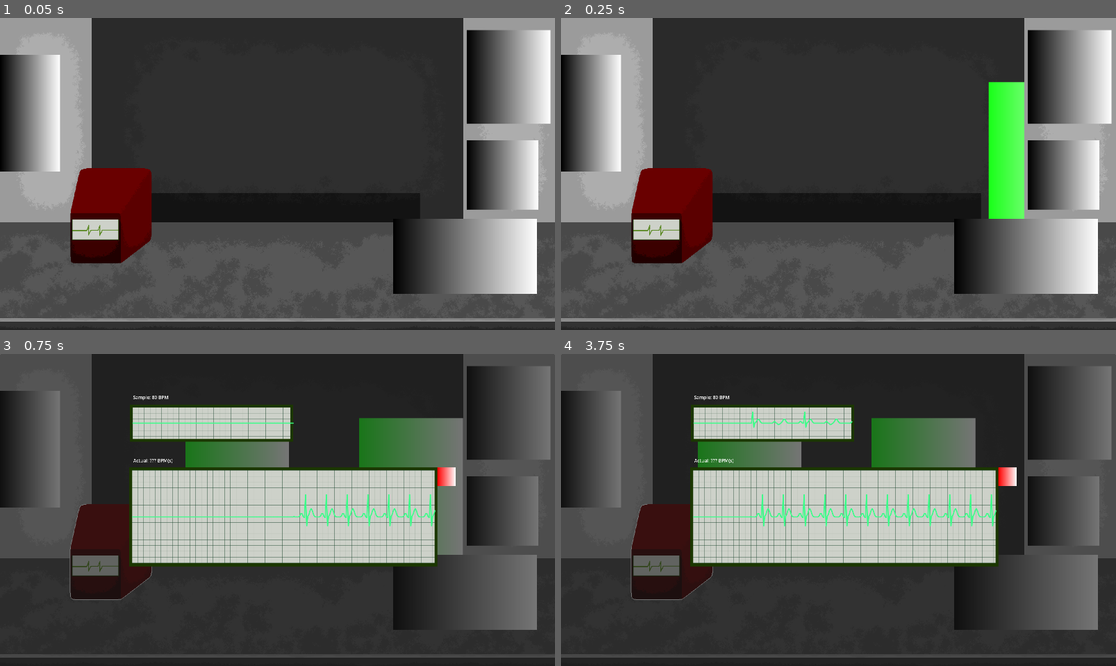
Above: before the commit, frames 1-4 (two rows, left to right).
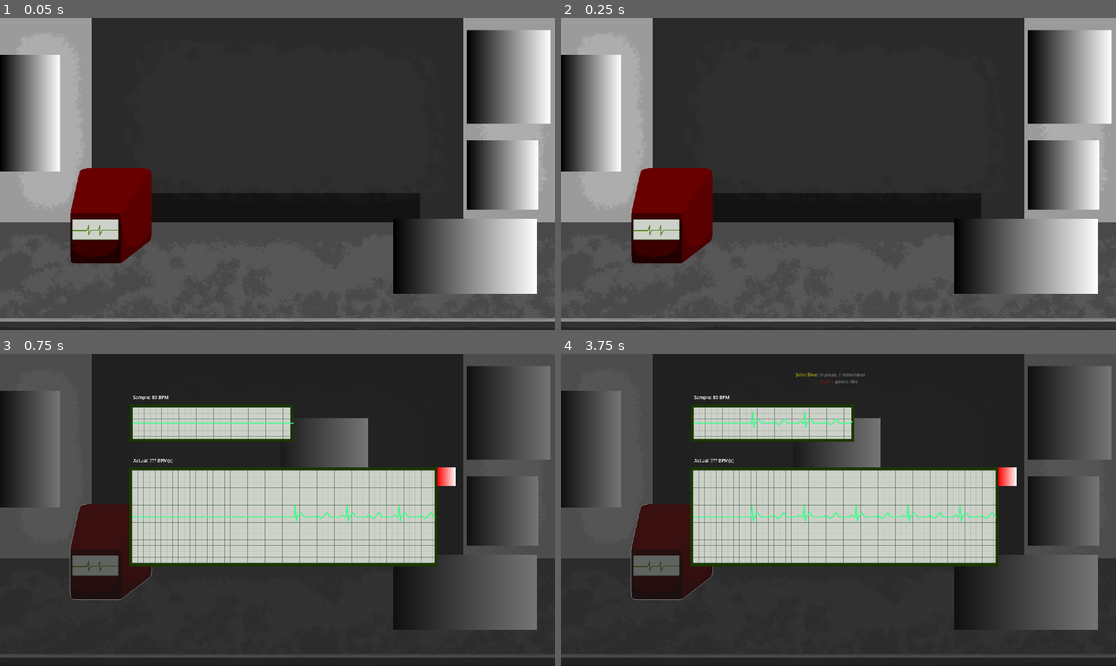
Above: after the commit, the same moments.

Repository: Blulow/brackeysjam
Game: Godot game, scene res://scenes/game.tscn
The game is run twice, just before and just after one commit, with the same random seed, the same clock (stepped at 60 frames per second) and the same inputs.
Inputs (mouse positions are in pixels of both pictures, inside the frame that each line leads up to):
- Up to frame 1 (0.05 s): no input
- Up to frame 2 (0.25 s): no input
- Up to frame 3 (0.75 s): move the mouse to (111, 550) at 0.52 s; click (111, 550) at 0.67 s
- Up to frame 4 (3.75 s): move the mouse to (588, 447) at 1.27 s; click (588, 447) at 1.42 s; move the mouse to (1071, 413) at 2.02 s; click (1071, 413) at 2.17 s; move the mouse to (1027, 591) at 2.77 s; click (1027, 591) at 2.92 s; move the mouse to (1005, 556) at 3.52 s; click (1005, 556) at 3.67 s

Frame 1 is identical in both runs. In frame 2, 2.9% of the frame differs, in the area x 76-84%, y 20-65%; in frame 3, 7.5%, in the area x 33-84%, y 20-65%; in frame 4, 6.4%.

Commit message:
add: speech texts display

Diff:
--- a/assets/resources/rounds/round_1.tres
+++ b/assets/resources/rounds/round_1.tres
@@ -9,139 +9,67 @@
 [ext_resource type="Script" uid="uid://dopnqcqmflhwm" path="res://scripts/popup_ui/heart_rate.gd" id="4_fbbl2"]
 [ext_resource type="Script" uid="uid://dojjqallh3e4s" path="res://scripts/people_config_values/person_identity.gd" id="5_728il"]
 [ext_resource type="Script" uid="uid://q82q187cc1ki" path="res://scripts/people_config_values/people_config_sprite_value.gd" id="5_c55eo"]
+[ext_resource type="Script" uid="uid://dw233t1fhdanu" path="res://scripts/people/speech.gd" id="9_fbbl2"]
 
 [sub_resource type="Resource" id="Resource_728il"]
 script = ExtResource("1_clkvy")
-type = 1
 value = 1
-min = 1
-max = 3
 metadata/_custom_type_script = "uid://cbo8ursmeimy"
-
-[sub_resource type="Resource" id="Resource_tr004"]
-script = ExtResource("1_tr004")
-value = true
-metadata/_custom_type_script = "uid://b6eev2o4gsb7v"
-
-[sub_resource type="Resource" id="Resource_ttiw8"]
-script = ExtResource("1_tr004")
-value = true
-metadata/_custom_type_script = "uid://b6eev2o4gsb7v"
-
-[sub_resource type="Resource" id="Resource_myrmy"]
-script = ExtResource("4_fbbl2")
-bpm = 100.0
-amp = 100.0
-metadata/_custom_type_script = "uid://dopnqcqmflhwm"
-
-[sub_resource type="Resource" id="Resource_7n82p"]
-script = ExtResource("3_728il")
-value = SubResource("Resource_myrmy")
-metadata/_custom_type_script = "uid://c4ran4w2e4xhr"
-
-[sub_resource type="Resource" id="Resource_m404k"]
-script = ExtResource("4_fbbl2")
-bpm = 100.0
-amp = 70.0
-pha = 50.0
-metadata/_custom_type_script = "uid://dopnqcqmflhwm"
-
-[sub_resource type="Resource" id="Resource_tfwmf"]
-script = ExtResource("3_728il")
-value = SubResource("Resource_m404k")
-metadata/_custom_type_script = "uid://c4ran4w2e4xhr"
-
-[sub_resource type="Resource" id="Resource_1obtl"]
-script = ExtResource("5_728il")
-metadata/_custom_type_script = "uid://dojjqallh3e4s"
-
-[sub_resource type="Resource" id="Resource_jkfpe"]
-script = ExtResource("4_c55eo")
-value = SubResource("Resource_1obtl")
-metadata/_custom_type_script = "uid://l1ku632ceix"
-
-[sub_resource type="Resource" id="Resource_potff"]
-script = ExtResource("5_728il")
-metadata/_custom_type_script = "uid://dojjqallh3e4s"
-
-[sub_resource type="Resource" id="Resource_6vj62"]
-script = ExtResource("5_728il")
-identity = 1
-metadata/_custom_type_script = "uid://dojjqallh3e4s"
-
-[sub_resource type="Resource" id="Resource_fsm5x"]
-script = ExtResource("5_728il")
-identity = 2
-metadata/_custom_type_script = "uid://dojjqallh3e4s"
-
-[sub_resource type="Resource" id="Resource_kw2p0"]
-script = ExtResource("4_c55eo")
-value = SubResource("Resource_fsm5x")
-identities = Array[ExtResource("5_728il")]([SubResource("Resource_potff"), SubResource("Resource_6vj62")])
-metadata/_custom_type_script = "uid://l1ku632ceix"
-
-[sub_resource type="Resource" id="Resource_a13lx"]
-script = ExtResource("1_tr004")
-value = true
-metadata/_custom_type_script = "uid://b6eev2o4gsb7v"
-
-[sub_resource type="Resource" id="Resource_7kad0"]
-script = ExtResource("1_tr004")
-metadata/_custom_type_script = "uid://b6eev2o4gsb7v"
-
-[sub_resource type="Resource" id="Resource_c55eo"]
-script = ExtResource("4_a13lx")
-value = "Hello World!"
-metadata/_custom_type_script = "uid://bwj0gj57b0cf1"
-
-[sub_resource type="Resource" id="Resource_yn2fd"]
-script = ExtResource("4_a13lx")
-type = 1
-value = "susy baka"
-speeches = Array[String](["susy baka", "baka susy"])
-metadata/_custom_type_script = "uid://bwj0gj57b0cf1"
-
-[sub_resource type="Gradient" id="Gradient_tr004"]
-
-[sub_resource type="GradientTexture2D" id="GradientTexture2D_tr004"]
-gradient = SubResource("Gradient_tr004")
-width = 359
-height = 637
-
-[sub_resource type="Gradient" id="Gradient_clkvy"]
-colors = PackedColorArray(1, 0, 0, 1, 1, 1, 1, 1)
-
-[sub_resource type="GradientTexture2D" id="GradientTexture2D_a13lx"]
-gradient = SubResource("Gradient_clkvy")
-width = 359
-height = 637
-
-[sub_resource type="Gradient" id="Gradient_c55eo"]
-colors = PackedColorArray(0, 1, 0, 1, 1, 1, 1, 1)
-
-[sub_resource type="GradientTexture2D" id="GradientTexture2D_728il"]
-gradient = SubResource("Gradient_c55eo")
-width = 359
-height = 637
-
-[sub_resource type="GradientTexture2D" id="GradientTexture2D_fbbl2"]
-gradient = SubResource("Gradient_tr004")
-width = 359
-height = 637
-
-[sub_resource type="Resource" id="Resource_h3oi3"]
-script = ExtResource("5_c55eo")
-type = 1
-value = SubResource("GradientTexture2D_fbbl2")
-textures = Array[Texture2D]([SubResource("GradientTexture2D_tr004"), SubResource("GradientTexture2D_a13lx"), SubResource("GradientTexture2D_728il")])
-metadata/_custom_type_script = "uid://q82q187cc1ki"
 
 [sub_resource type="Resource" id="Resource_fbbl2"]
 script = ExtResource("1_tr004")
 value = true
 metadata/_custom_type_script = "uid://b6eev2o4gsb7v"
 
+[sub_resource type="Resource" id="Resource_h3oi3"]
+script = ExtResource("4_fbbl2")
+bpm = 80.0
+amp = 50.0
+metadata/_custom_type_script = "uid://dopnqcqmflhwm"
+
+[sub_resource type="Resource" id="Resource_ttiw8"]
+script = ExtResource("3_728il")
+value = SubResource("Resource_h3oi3")
+metadata/_custom_type_script = "uid://c4ran4w2e4xhr"
+
+[sub_resource type="Resource" id="Resource_myrmy"]
+script = ExtResource("5_728il")
+metadata/_custom_type_script = "uid://dojjqallh3e4s"
+
+[sub_resource type="Resource" id="Resource_7kad0"]
+script = ExtResource("4_c55eo")
+value = SubResource("Resource_myrmy")
+metadata/_custom_type_script = "uid://l1ku632ceix"
+
+[sub_resource type="Resource" id="Resource_yn2fd"]
+script = ExtResource("1_tr004")
+value = true
+metadata/_custom_type_script = "uid://b6eev2o4gsb7v"
+
 [sub_resource type="Resource" id="Resource_6b8q3"]
+script = ExtResource("9_fbbl2")
+speaker = "[color=#ff0]John Doe[/color]"
+text = "Human, I remember [color=#f00]you're[/color] genocides"
+metadata/_custom_type_script = "uid://dw233t1fhdanu"
+
+[sub_resource type="Resource" id="Resource_jkfpe"]
+script = ExtResource("4_a13lx")
+value = SubResource("Resource_6b8q3")
+metadata/_custom_type_script = "uid://bwj0gj57b0cf1"
+
+[sub_resource type="Gradient" id="Gradient_1obtl"]
+
+[sub_resource type="GradientTexture2D" id="GradientTexture2D_jkfpe"]
+gradient = SubResource("Gradient_1obtl")
+width = 304
+height = 480
+
+[sub_resource type="Resource" id="Resource_1obtl"]
+script = ExtResource("5_c55eo")
+value = SubResource("GradientTexture2D_jkfpe")
+metadata/_custom_type_script = "uid://q82q187cc1ki"
+
+[sub_resource type="Resource" id="Resource_6vj62"]
 script = ExtResource("1_tr004")
 value = true
 metadata/_custom_type_script = "uid://b6eev2o4gsb7v"
@@ -149,10 +77,10 @@
 [resource]
 script = ExtResource("1_spky0")
 count = SubResource("Resource_728il")
-identities = Array[ExtResource("4_c55eo")]([SubResource("Resource_jkfpe"), SubResource("Resource_kw2p0")])
-sprites = Array[ExtResource("5_c55eo")]([SubResource("Resource_h3oi3"), SubResource("Resource_h3oi3")])
-views = Array[ExtResource("1_tr004")]([SubResource("Resource_fbbl2"), SubResource("Resource_6b8q3")])
-shadows = Array[ExtResource("1_tr004")]([SubResource("Resource_a13lx"), SubResource("Resource_7kad0")])
-heart_rates = Array[ExtResource("3_728il")]([SubResource("Resource_7n82p"), SubResource("Resource_tfwmf")])
-feet_views = Array[ExtResource("1_tr004")]([SubResource("Resource_tr004"), SubResource("Resource_ttiw8")])
-speech_texts = Array[ExtResource("4_a13lx")]([SubResource("Resource_c55eo"), SubResource("Resource_yn2fd")])
+identities = Array[ExtResource("4_c55eo")]([SubResource("Resource_7kad0")])
+sprites = Array[ExtResource("5_c55eo")]([SubResource("Resource_1obtl")])
+views = Array[ExtResource("1_tr004")]([SubResource("Resource_6vj62")])
+shadows = Array[ExtResource("1_tr004")]([SubResource("Resource_yn2fd")])
+heart_rates = Array[ExtResource("3_728il")]([SubResource("Resource_ttiw8")])
+feet_views = Array[ExtResource("1_tr004")]([SubResource("Resource_fbbl2")])
+speech_texts = Array[ExtResource("4_a13lx")]([SubResource("Resource_jkfpe")])
--- a/scenes/game.tscn
+++ b/scenes/game.tscn
@@ -54,6 +54,21 @@
 grow_vertical = 2
 alignment = 1
 
+[node name="HBoxContainer2" type="HBoxContainer" parent="World/PeopleArea/PeoplePath/PathFollow2D/People" unique_id=1394044583]
+custom_minimum_size = Vector2(1200, 0)
+anchors_preset = 8
+anchor_left = 0.5
+anchor_top = 0.5
+anchor_right = 0.5
+anchor_bottom = 0.5
+offset_left = -600.0
+offset_top = -490.0
+offset_right = 600.0
+offset_bottom = -51.5
+grow_horizontal = 2
+grow_vertical = 2
+alignment = 1
+
 [node name="Foreground" type="Sprite2D" parent="World" unique_id=1653123691]
 texture = ExtResource("2_yqjtg")
 
@@ -87,3 +102,7 @@
 offset_top = 112.23836
 offset_right = 1096.6084
 offset_bottom = 112.23836
+
+[connection signal="round_done" from="RoundManager" to="RoundManager" method="_on_round_done"]
+[connection signal="round_end" from="RoundManager" to="RoundManager" method="_on_round_end"]
+[connection signal="round_stay" from="RoundManager" to="World/PeopleArea/PeoplePath/PathFollow2D/People" method="_on_round_stay"]
--- a/scenes/people/people_sprite.tscn
+++ b/scenes/people/people_sprite.tscn
@@ -4,7 +4,7 @@
 
 [sub_resource type="GradientTexture2D" id="GradientTexture2D_gee14"]
 gradient = SubResource("Gradient_u5sy4")
-width = 359
+width = 304
 height = 637
 
 [node name="PeopleSprite" type="TextureRect" unique_id=551218619]
--- /dev/null
+++ b/scenes/people/speech_text.tscn
@@ -0,0 +1,41 @@
+[gd_scene format=3 uid="uid://cq5hbf40p3ec2"]
+
+[ext_resource type="Script" uid="uid://c2r873t22f1hj" path="res://scripts/people/speech_text.gd" id="1_xfk38"]
+
+[node name="SpeechText" type="Control" unique_id=1703869231]
+custom_minimum_size = Vector2(304, 0)
+layout_mode = 3
+anchors_preset = 15
+anchor_right = 1.0
+anchor_bottom = 1.0
+grow_horizontal = 2
+grow_vertical = 2
+mouse_filter = 1
+script = ExtResource("1_xfk38")
+
+[node name="MarginContainer" type="MarginContainer" parent="." unique_id=87928601]
+custom_minimum_size = Vector2(304, 0)
+layout_mode = 0
+offset_right = 304.0
+offset_bottom = 1079.0
+theme_override_constants/margin_left = 10
+theme_override_constants/margin_top = 10
+theme_override_constants/margin_right = 10
+theme_override_constants/margin_bottom = 10
+
+[node name="HBoxContainer" type="HBoxContainer" parent="MarginContainer" unique_id=970477125]
+layout_mode = 2
+alignment = 1
+
+[node name="RichTextLabel" type="RichTextLabel" parent="MarginContainer/HBoxContainer" unique_id=2100930979]
+layout_mode = 2
+size_flags_horizontal = 3
+mouse_filter = 1
+bbcode_enabled = true
+
+[node name="RichTextLabel2" type="RichTextLabel" parent="MarginContainer/HBoxContainer" unique_id=1202440591]
+layout_mode = 2
+size_flags_horizontal = 3
+size_flags_stretch_ratio = 2.5
+mouse_filter = 1
+bbcode_enabled = true
--- a/scripts/managers/round_manager.gd
+++ b/scripts/managers/round_manager.gd
@@ -61,3 +61,11 @@
 		start_round(current_round)
 	else:
 		print("game end")
+
+func _on_round_end() -> void:
+	for e in people.get_child(1).get_children():
+		e.queue_free()
+
+func _on_round_done() -> void:
+	for e in people.get_child(0).get_children():
+		e.queue_free()
--- a/scripts/people/people.gd
+++ b/scripts/people/people.gd
@@ -2,7 +2,9 @@
 class_name People
 
 @onready var container: HBoxContainer = $HBoxContainer
+@onready var speech_container: HBoxContainer = $HBoxContainer2
 var people_sprite_scene: PackedScene = preload("res://scenes/people/people_sprite.tscn")
+var speech_text_scene: PackedScene = preload("res://scenes/people/speech_text.tscn")
 
 var people: Array[PersonConfig] = []
 
@@ -12,7 +14,7 @@
 var shadows: Array[bool]
 var heart_rates: Array[Heartrate]
 var feet_views: Array[bool]
-var speech_texts: Array[String]
+var speech_texts: Array[Speech]
 var singular: bool
 
 func set_people(config: PeopleConfig) -> void:
@@ -96,3 +98,10 @@
 		people.append(person_config)
 
 	singular = identities.filter(func(e: PersonIdentity): return e.identity == PersonIdentity.Identity.ENTITY or e.identity == PersonIdentity.Identity.TWIN).size() <= 1
+
+func _on_round_stay() -> void:
+	for i in people.size():
+		var speech_text: Control = speech_text_scene.instantiate()
+		speech_container.add_child(speech_text)
+		speech_text.set_speaker(speech_texts[i].speaker)
+		speech_text.set_text(speech_texts[i].text)
--- a/scripts/people/people_config.gd
+++ b/scripts/people/people_config.gd
@@ -36,8 +36,8 @@
 	var array: Array[bool] = []
 	array.assign(get_values(feet_views))
 	return array
-func get_speech_texts() -> Array[String]:
-	var array: Array[String] = []
+func get_speech_texts() -> Array[Speech]:
+	var array: Array[Speech] = []
 	array.assign(get_values(speech_texts))
 	return array
 
--- /dev/null
+++ b/scripts/people/speech.gd
@@ -0,0 +1,5 @@
+extends Resource
+class_name Speech
+
+@export var speaker: String
+@export var text: String
--- /dev/null
+++ b/scripts/people/speech_text.gd
@@ -0,0 +1,12 @@
+extends Control
+
+@onready var speaker_label: RichTextLabel = $MarginContainer/HBoxContainer/RichTextLabel
+@onready var text_label: RichTextLabel = $MarginContainer/HBoxContainer/RichTextLabel2
+
+func set_speaker(speaker: String) -> void:
+	speaker_label.push_bold()
+	speaker_label.append_text(speaker + ":")
+	speaker_label.pop()
+
+func set_text(text: String) -> void:
+	text_label.append_text(text)
--- a/scripts/people_config_values/people_config_speech_value.gd
+++ b/scripts/people_config_values/people_config_speech_value.gd
@@ -4,12 +4,12 @@
 enum ValueType { FIXED, RANDOM }
 
 @export var type: ValueType = ValueType.FIXED
-@export var value: String = ""
+@export var value: Speech
 
 @export_group("Random Range")
-@export var speeches: Array[String]
+@export var speeches: Array[Speech]
 
-func get_value() -> String:
+func get_value() -> Speech:
 	if type == ValueType.RANDOM:
 		return speeches.pick_random()
 	return value
--- a/scripts/popup_ui/tv_display.gd
+++ b/scripts/popup_ui/tv_display.gd
@@ -6,7 +6,6 @@
 
 func _on_left_button_pressed() -> void:
 	var i: int = cams.find(cam.current_cam_idx)
-	print(i)
 	if i <= 0:
 		cam.switch_cam(cams[-1])
 	else:
@@ -14,7 +13,6 @@
 
 func _on_right_button_pressed() -> void:
 	var i: int = cams.find(cam.current_cam_idx)
-	print(i)
 	if i >= cams.size() - 1:
 		cam.switch_cam(cams[0])
 	else:
Not shown, added: scripts/people/speech.gd.uid
Not shown, added: scripts/people/speech_text.gd.uid
